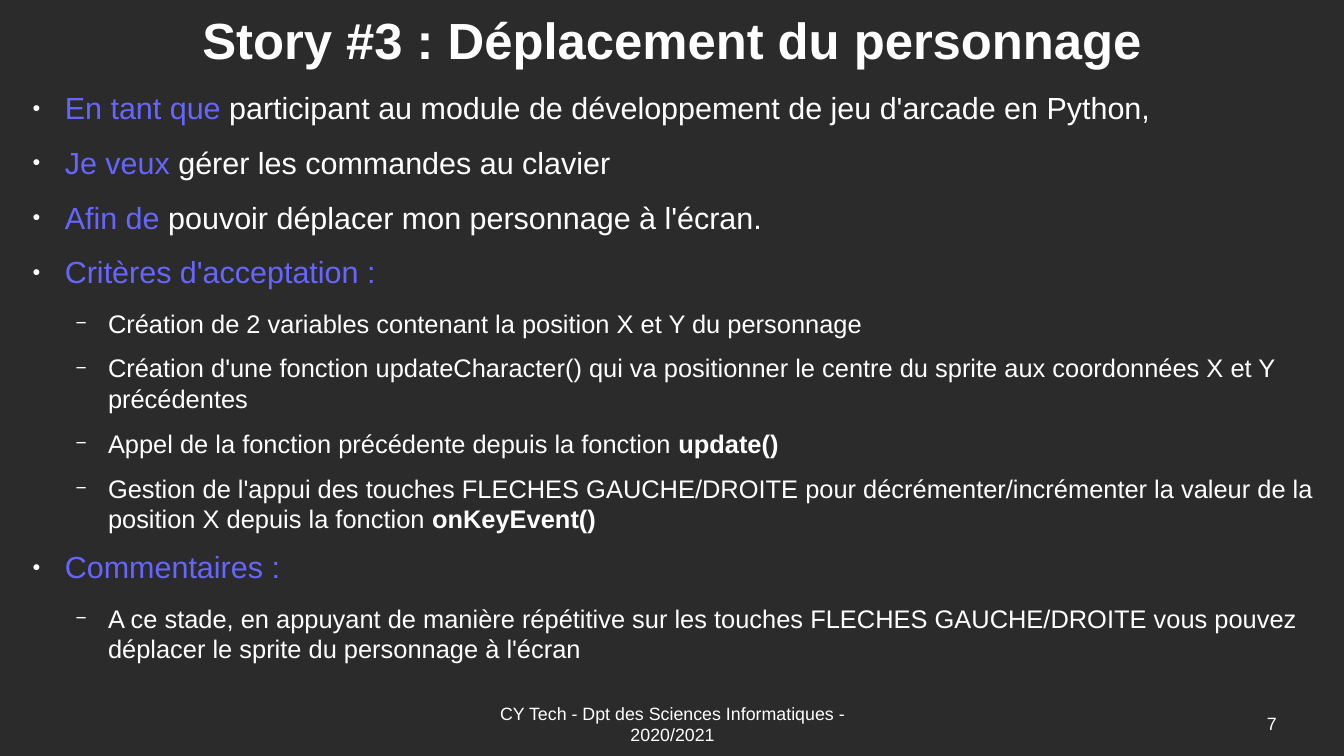
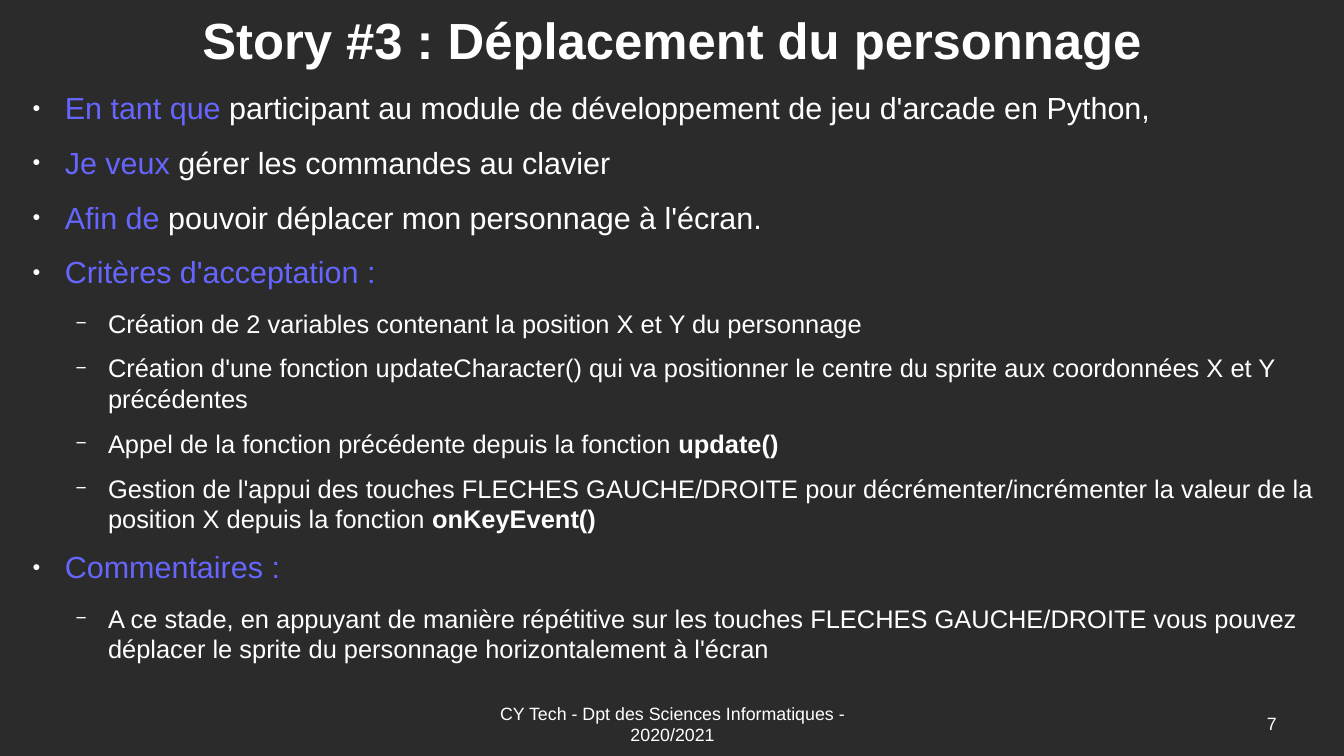
Before and after one commit to Romuald78/pyArcade, a slide deck: slide 7 of doc/UE_Libre_Jeu_Arcade_Stories.odp. Drawn at 1344x756 pixels with LibreOffice and Linux fonts; fonts in the diff are those of the drawing; background and template pictures are left out; a plain dark background stands for a picture behind light text. Boxes give left, top, right and bottom in pixels: in the first picture for what was removed or moved away, otherwise in the second. Text is boxed around its words. In the diff, an @@ line names an element or a change of style, - is before the commit and + after.

Commit message:
Story Documentation OK

```diff
--- a/doc/UE_Libre_Jeu_Arcade_Stories.odp
+++ b/doc/UE_Libre_Jeu_Arcade_Stories.odp
@@ text at bbox=[108, 609, 1296, 664]: text changed @@
-  − A ce stade, en appuyant de manière répétitive sur les touches FLECHES GAUCHE/DROITE vous pouvez déplacer le sprite du personnage à l'écran
+  − A ce stade, en appuyant de manière répétitive sur les touches FLECHES GAUCHE/DROITE vous pouvez déplacer le sprite du personnage horizontalement à l'écran
```
Also in this commit, not shown: 13 other slides changed, 15 slides added, 3 other files.
